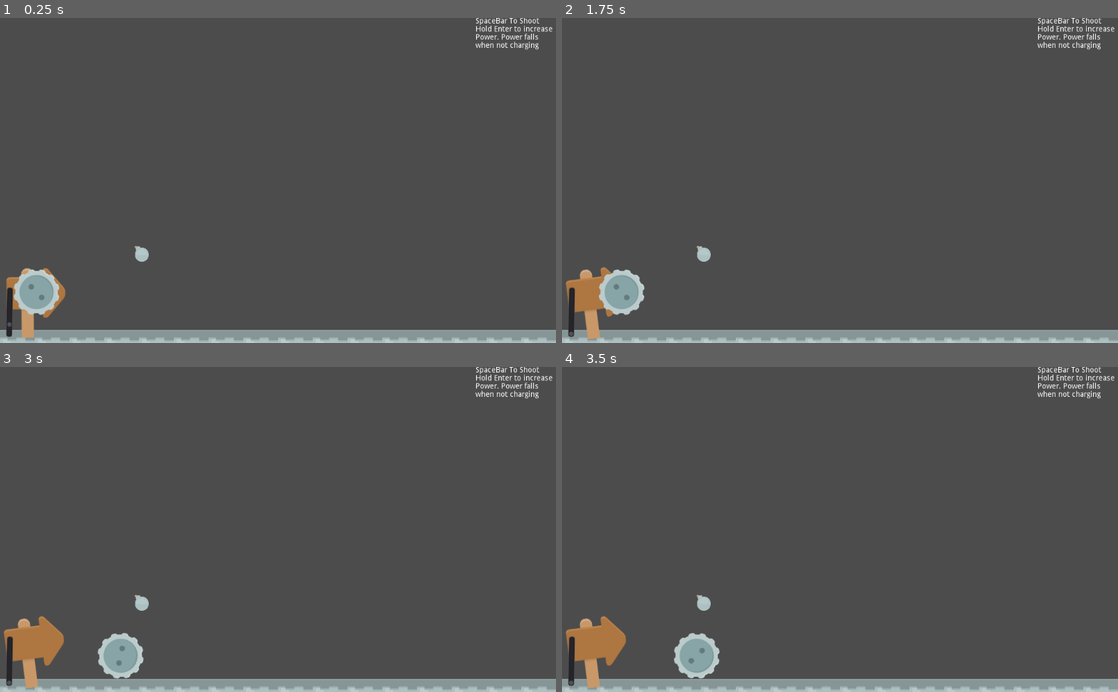
Above: before the commit, frames 1-4 (two rows, left to right).
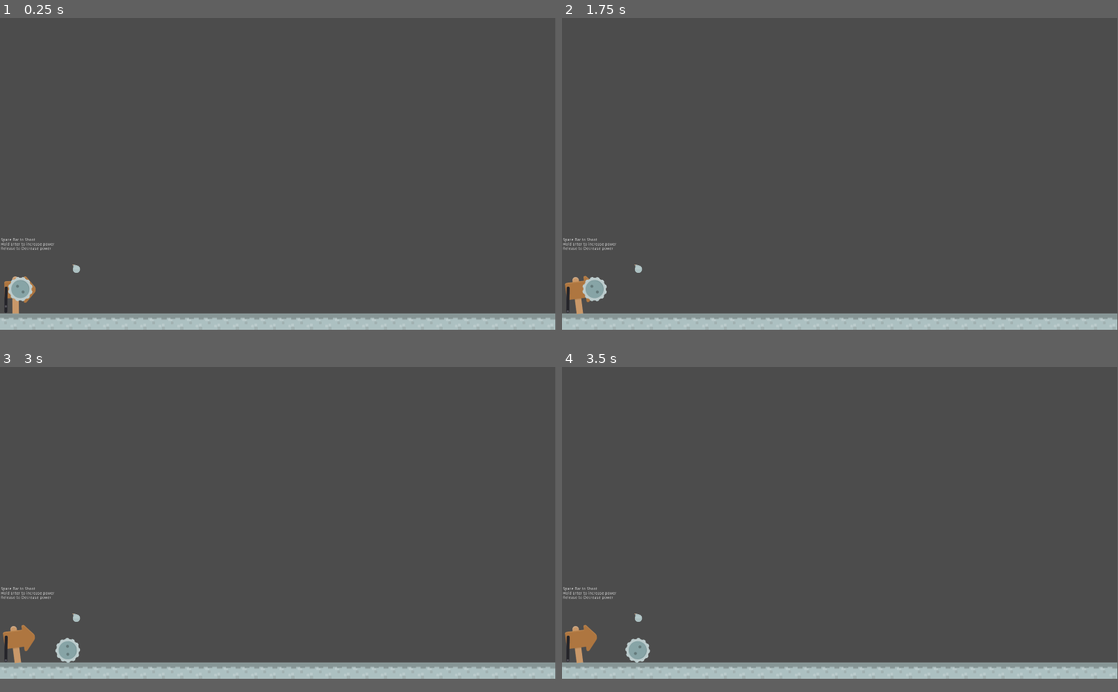
Above: after the commit, the same moments.

Repository: PandorasGit/P1-paroberts
Game: Godot game, scene res://World/World.tscn
Same seed, same stepped clock (60 frames per second), same inputs: the game is played once before the commit and once after it.
Inputs:
- Up to frame 1 (0.25 s): no input
- Up to frame 2 (1.75 s): tap Enter (adjustPower) at 0.5 s; hold Enter (adjustPower) 0.53-1.28 s; tap Space (launch) at 1.35 s
- Up to frame 3 (3 s): hold Enter (adjustPower) 2.03-2.78 s; tap Space (launch) at 2.85 s
- Up to frame 4 (3.5 s): no input
The window is 800x468 before the commit and 799x449 after it. Grey fills any space a smaller window leaves; there, only what the larger window draws over its background counts as a difference.

The runs differ from the first frame. In frame 1, 8.4% of the frame differs, in the area x 0-100%, y 0-100%; in frame 2, 8.8%; in frame 3, 8.9%; in frame 4, 8.9%.

Commit message:
Rescale World Scene

Diff:
--- a/Project/HUD/HUD.tscn
+++ b/Project/HUD/HUD.tscn
@@ -1,18 +1,12 @@
-[gd_scene load_steps=2 format=2]
-
-[sub_resource type="Theme" id=1]
+[gd_scene format=2]
 
 [node name="HUD" type="CanvasLayer"]
 
-[node name="TutorialText" type="RichTextLabel" parent="."]
-anchor_right = 0.996
-anchor_bottom = 1.0
-margin_left = 876.0
-margin_top = -1.0
-margin_right = 37.096
-margin_bottom = -501.0
-theme = SubResource( 1 )
-text = "SpaceBar To Shoot
-Hold Enter to increase
-Power. Power falls
-when not charging"
+[node name="RichTextLabel" type="RichTextLabel" parent="."]
+margin_left = 3.0
+margin_top = 762.0
+margin_right = 195.0
+margin_bottom = 834.0
+text = "Space Bar to Shoot
+Hold Enter to increase power
+Release to Decrease power"
--- a/Project/World/World.tscn
+++ b/Project/World/World.tscn
@@ -38,12 +38,12 @@
 tile_set = SubResource( 2 )
 cell_size = Vector2( 128, 128 )
 format = 1
-tile_data = PoolIntArray( 589824, 0, 0, 589825, 0, 0, 589826, 0, 0, 589827, 0, 0, 589828, 0, 0, 589829, 0, 0, 589830, 0, 0, 589831, 0, 0, 589832, 0, 0, 589833, 0, 0, 589834, 0, 0, 589835, 0, 0, 589836, 0, 0, 589837, 0, 0, 589838, 0, 0, 589839, 0, 0 )
+tile_data = PoolIntArray( 1048576, 0, 0, 1048577, 0, 0, 1048578, 0, 0, 1048579, 0, 0, 1048580, 0, 0, 1048581, 0, 0, 1048582, 0, 0, 1048583, 0, 0, 1048584, 0, 0, 1048585, 0, 0, 1048586, 0, 0, 1048587, 0, 0, 1048588, 0, 0, 1048589, 0, 0, 1048590, 0, 0, 1048591, 0, 0, 1048592, 0, 0, 1048593, 0, 0, 1048594, 0, 0, 1048595, 0, 0, 1048596, 0, 0, 1048597, 0, 0, 1048598, 0, 0, 1048599, 0, 0, 1048600, 0, 0, 1048601, 0, 0, 1048602, 0, 0, 1048603, 0, 0, 1048604, 0, 0, 1048605, 0, 0 )
 
 [node name="Launcher" parent="." instance=ExtResource( 1 )]
-position = Vector2( 67, 526 )
+position = Vector2( 70, 959 )
 
 [node name="CanvasLayer" parent="." instance=ExtResource( 3 )]
 
 [node name="Target" parent="." instance=ExtResource( 4 )]
-position = Vector2( 261, 436 )
+position = Vector2( 264, 869 )
--- a/Project/project.godot
+++ b/Project/project.godot
@@ -13,6 +13,12 @@
 config/name="Project"
 run/main_scene="res://World/World.tscn"
 config/icon="res://icon.png"
+
+[display]
+
+window/size/width=1920
+window/size/height=1080
+window/stretch/aspect="expand"
 
 [gui]
 
Not shown, changed: Builds/Iteration1-Builds/Build01/P1-Iteration1-Build01.html
Not shown, changed: Builds/Iteration1-Builds/Build01/P1-Iteration1-Build01.pck
